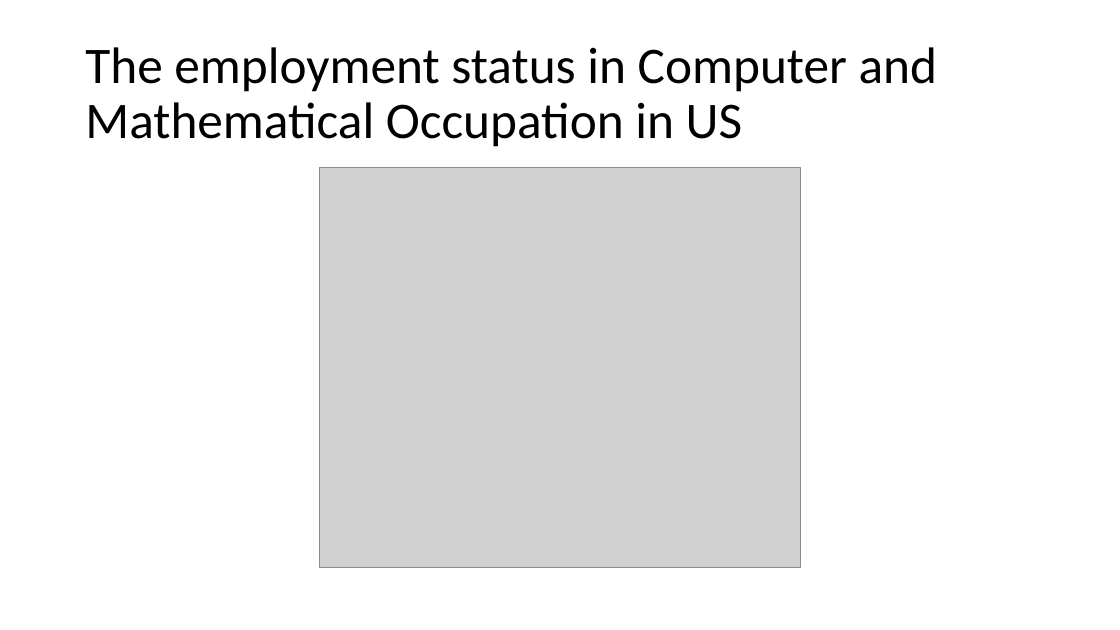
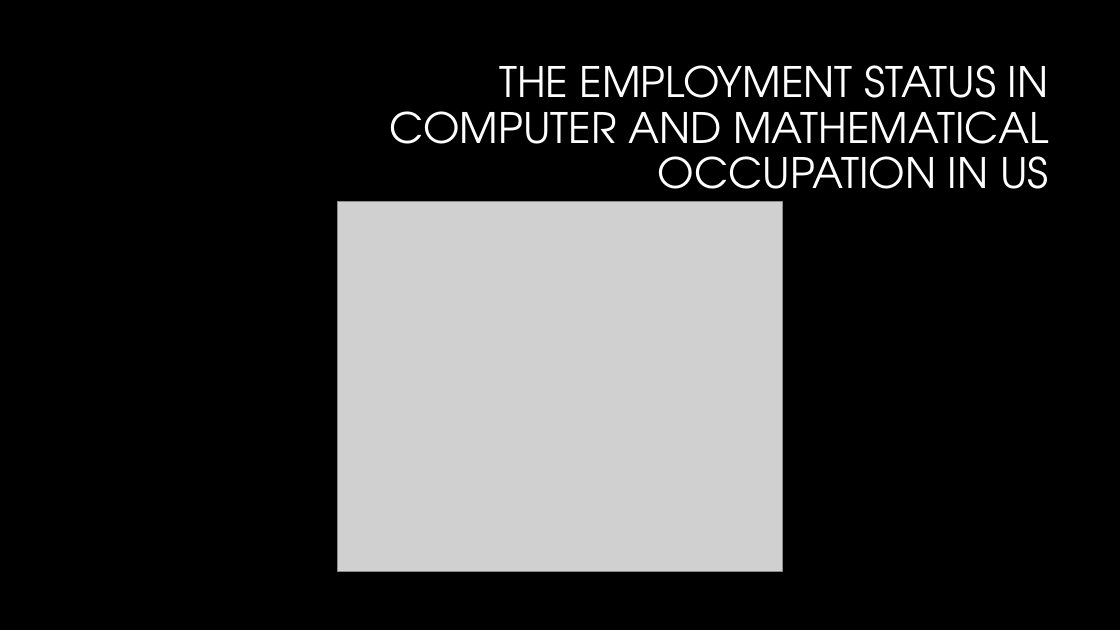
Before and after one commit to WCW789/Project1, a slide deck: slide 8 of Group_5_Presentation.pptx. Drawn at 1120x630 pixels with LibreOffice and Linux fonts; fonts in the diff are those of the drawing; grey boxes stand for pictures; background and template pictures are left out. Boxes give left, top, right and bottom in pixels: in the first picture for what was removed or moved away, otherwise in the second. Text is boxed around its words. In the diff, an @@ line names an element or a change of style, - is before the commit and + after.

```diff
--- a/Group_5_Presentation.pptx
+++ b/Group_5_Presentation.pptx
@@ background #FFFFFF to #000000 @@
@@ title at box(390, 65, 1049, 208): text changed; size 44 to 36 pt; font Calibri to TeX Gyre Adventor; text colour #000000 to #FFFFFF @@
-The employment status in Computer and Mathematical Occupation in US
+THE EMPLOYMENT STATUS IN COMPUTER AND MATHEMATICAL OCCUPATION IN US
@@ picture: place and size @@
-picture at box(319, 168, 801, 568)
+picture at box(337, 202, 782, 571)
```
Also in this commit, not shown: 11 other slides changed, 2 slides added, 2 slides removed.
